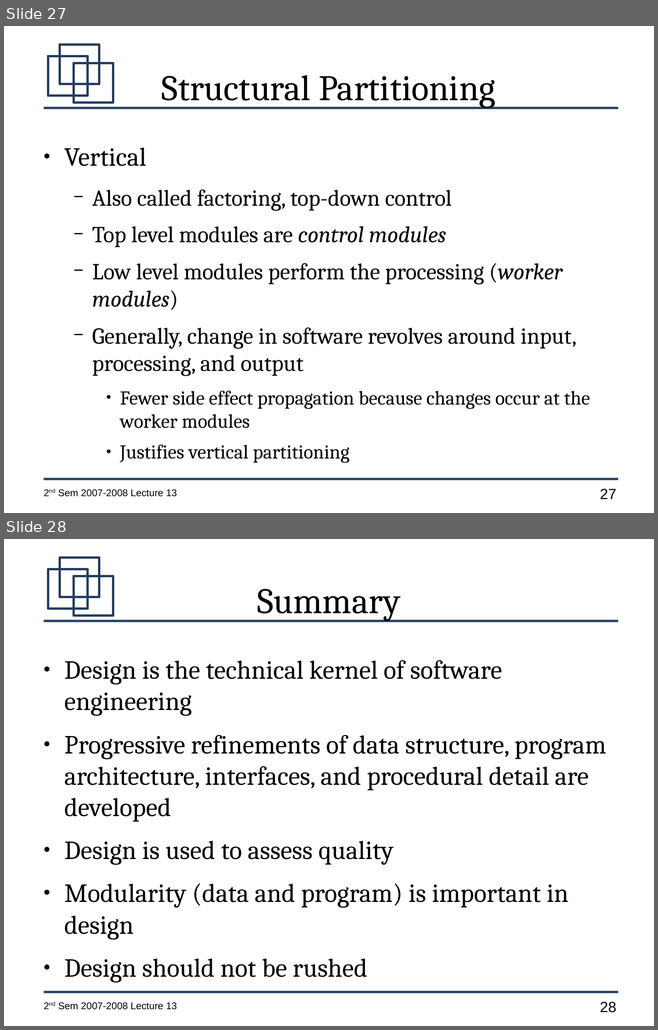
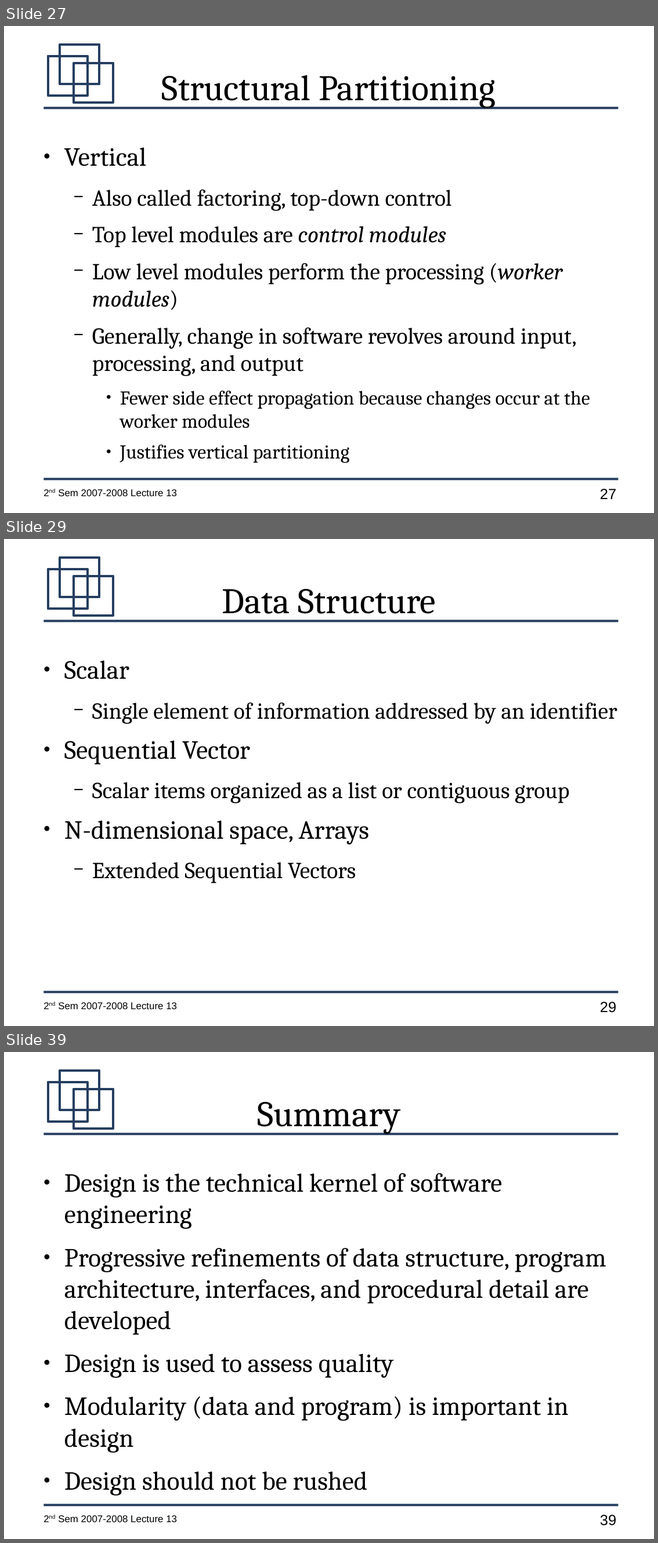
Before and after one commit to jachermocilla/jach-homepage, a slide deck: CMSC128-2nd-Sem-2007-L13.odp. Shown one above the other, each under a label of ours: slides 27 and 28 before the commit, slides 27, 29 and 39 after it; the slides between them are not shown. The pictures are 658x1030 and 658x1543 pixels, drawn with LibreOffice and Linux fonts; fonts in the diff are those of the drawing. Boxes give left, top, right and bottom in pixels: in the first picture for what was removed or moved away, otherwise in the second. Text is boxed around its words. In the diff, an @@ line names an element or a change of style, - is before the commit and + after.

```diff
--- a/CMSC128-2nd-Sem-2007-L13.odp
+++ b/CMSC128-2nd-Sem-2007-L13.odp
@@ slide 29 added at (4,539,654,1026), background #FFFFFF; not listed: 7 template elements that a slide beside it also shows @@
@@ title added at (221,589,436,621), 44 pt, text #000000 @@
+Data Structure
@@ text added at (64,660,617,884), 28 pt, text #000000 @@
+● Scalar
+  − Single element of information addressed by an identifier
+● Sequential Vector
+  − Scalar items organized as a list or contiguous group
+● N-dimensional space, Arrays
+  − Extended Sequential Vectors
@@ what was slide 28 is now slide 39 @@
@@ page number at (600,1515,616,1526): text changed @@
-28
+39
```
Also in this commit, not shown: 10 other slides added.
